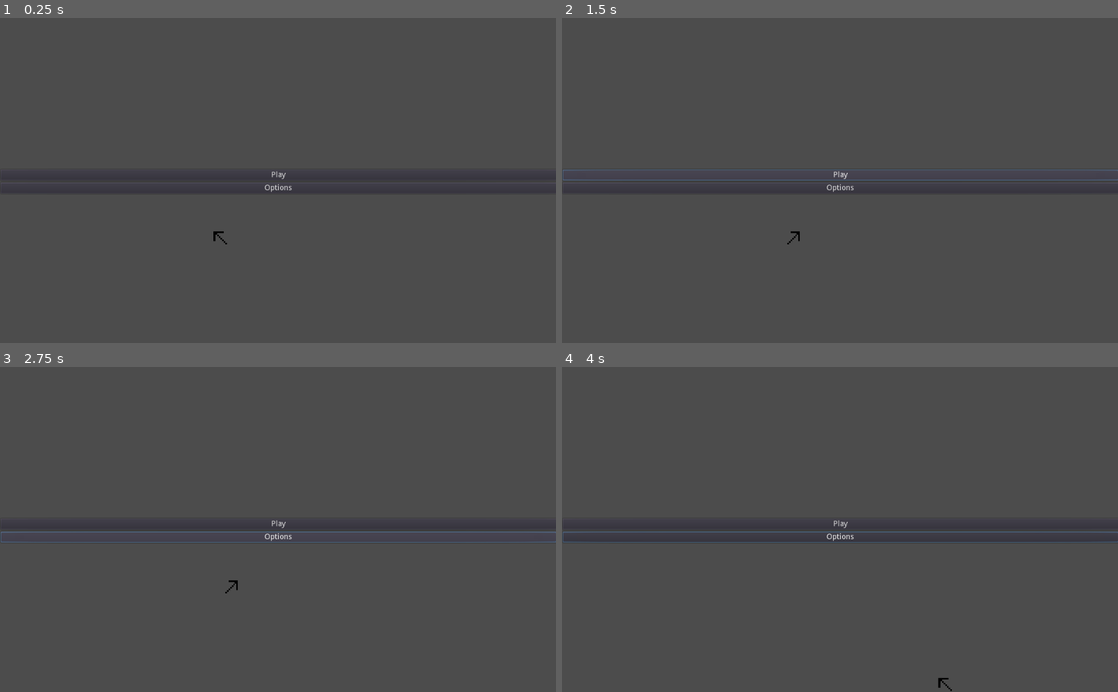
Above: before the commit, frames 1-4 (two rows, left to right).
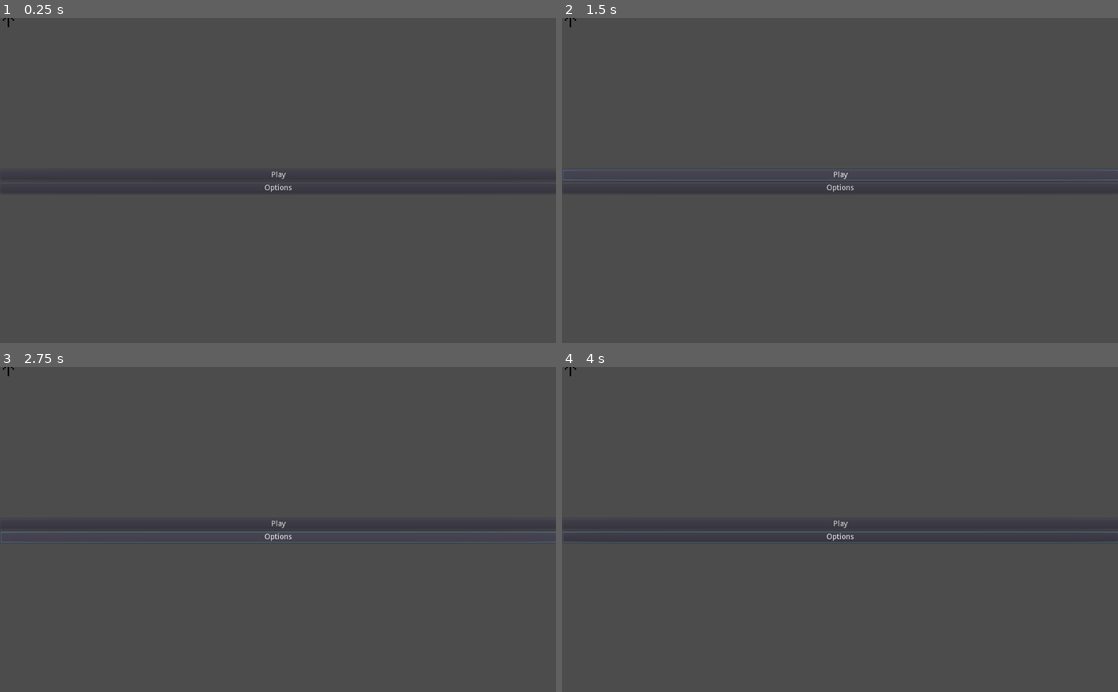
Above: after the commit, the same moments.

Repository: JeffKazuk/BloodQuest
Game: Godot game, scene res://Scenes/Main/MAIN.tscn
The game is run twice, just before and just after one commit, with the same random seed, the same clock (stepped at 60 frames per second) and the same inputs. The project has no main scene, so this scene is started directly.
Inputs (mouse positions are in pixels of both pictures, inside the frame that each line leads up to):
- Up to frame 1 (0.25 s): no input
- Up to frame 2 (1.5 s): click "Play" at 0.5 s; click "Play" at 1.25 s
- Up to frame 3 (2.75 s): click "Options" at 2 s
- Up to frame 4 (4 s): move the mouse to (962, 513) at 2.77 s; hold D (right) 2.78-3.53 s; move the mouse to (728, 545) at 3.52 s; hold S (down) from 3.53 s (still down)

The runs differ from the first frame. In frame 1, less than 0.1% of the frame differs, in the area x 0-41%, y 0-70%; in frame 2, less than 0.1%; in frame 3, less than 0.1%; in frame 4, less than 0.1%.
Error after the commit: Parse Error: The signal "stick_picked_up" already exists in this class (at line: 10). (res://Scripts/PlayerController.gd:13)

Commit message:
added sword and weapon basics

Diff:
--- /dev/null
+++ b/Scenes/Player/Sword.tscn
@@ -0,0 +1,22 @@
+[gd_scene load_steps=4 format=2]
+
+[ext_resource path="res://Scripts/Sword.gd" type="Script" id=1]
+
+[sub_resource type="SpriteFrames" id=1]
+animations = [ {
+"frames": [  ],
+"loop": true,
+"name": "default",
+"speed": 5.0
+} ]
+
+[sub_resource type="RectangleShape2D" id=2]
+
+[node name="Sword" type="Area2D"]
+script = ExtResource( 1 )
+
+[node name="AnimatedSprite" type="AnimatedSprite" parent="."]
+frames = SubResource( 1 )
+
+[node name="CollisionShape2D" type="CollisionShape2D" parent="."]
+shape = SubResource( 2 )
--- a/Scripts/PlayerController.gd
+++ b/Scripts/PlayerController.gd
@@ -1,10 +1,16 @@
 extends KinematicBody2D
 
 export var speed = 400  # How fast the player will move (pixels/sec).
+
 var has_stick = false
 var has_sword = false
 var has_fire = false
 var has_dagger = false
+
+signal stick_picked_up
+signal sword_picked_up
+signal fire_picked_up
+signal stick_picked_up
 
 func _ready():
     position.x = 400
@@ -38,6 +44,10 @@
         $AnimatedSprite.animation = 'W'
 
 #function thats called every delta second
+
+func pickup_stick():
+    pass
+
 func _process(delta):
     var velocity = Vector2()  # The player's movement vector.
     update_direction()
--- /dev/null
+++ b/Scripts/Sword.gd
@@ -0,0 +1,15 @@
+extends Area2D
+
+signal attack_finished
+
+# Declare member variables here. Examples:
+# var a = 2
+# var b = "text"
+
+# Called when the node enters the scene tree for the first time.
+func _ready():
+	pass # Replace with function body.
+
+# Called every frame. 'delta' is the elapsed time since the previous frame.
+#func _process(delta):
+#	pass
Not shown, removed: Just testing git.txt
